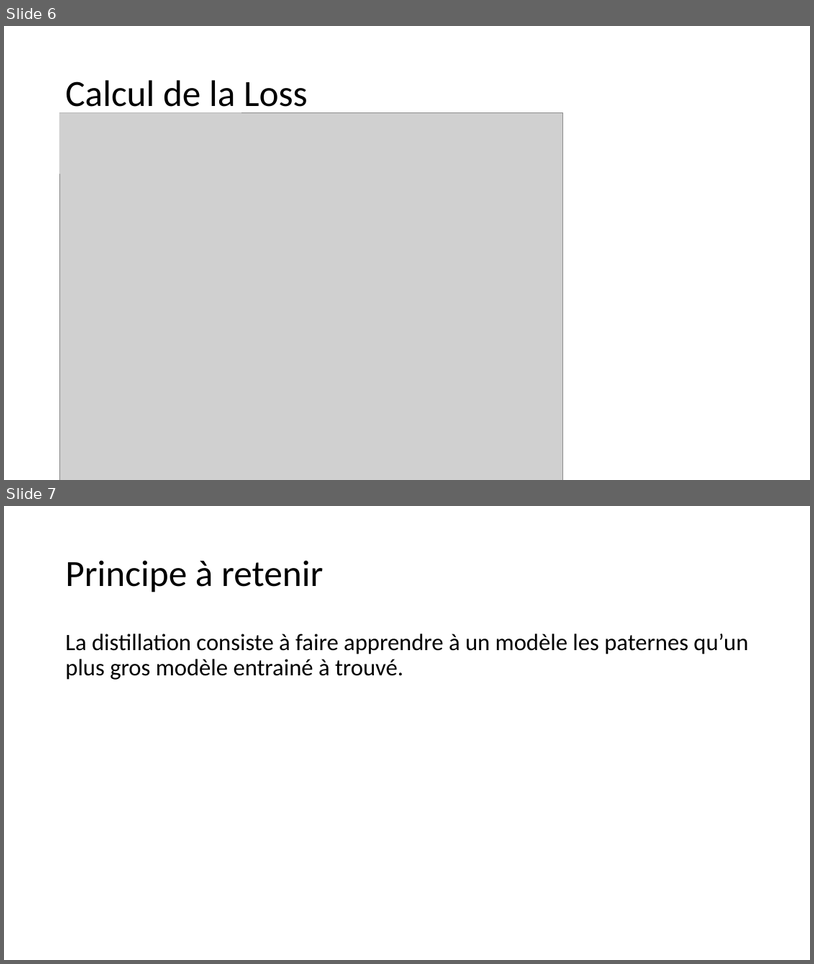
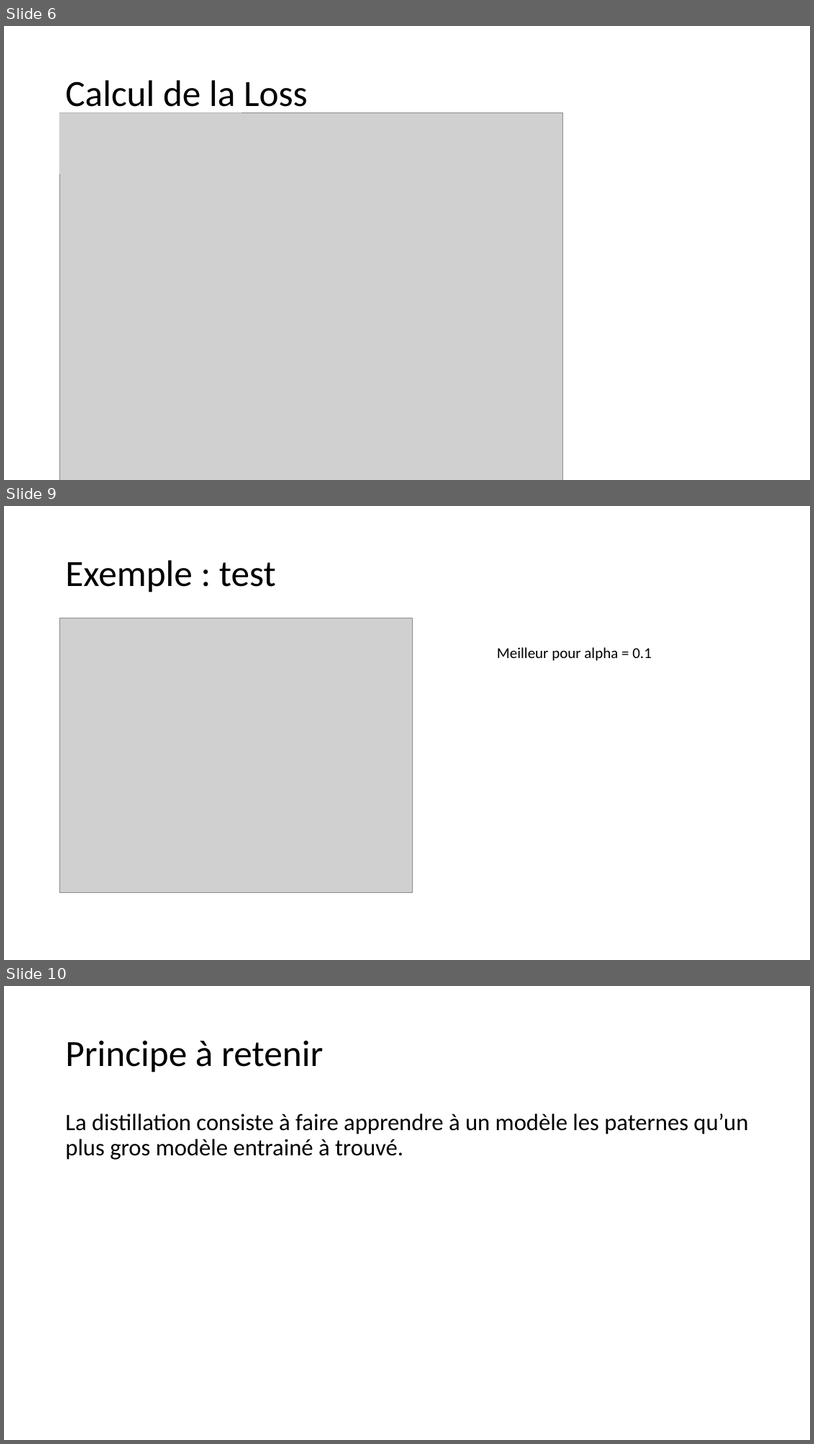
Before and after one commit to thomasdepic/SDD-distillation-de-model, a slide deck: presentation/Distillation de conaissances.pptx. Shown one above the other, each under a label of ours: slides 6 and 7 before the commit, slides 6, 9 and 10 after it; the slides between them are not shown. The pictures are 814x964 and 814x1444 pixels, drawn with LibreOffice and Linux fonts; fonts in the diff are those of the drawing; grey boxes stand for pictures. Boxes give left, top, right and bottom in pixels: in the first picture for what was removed or moved away, otherwise in the second. Text is boxed around its words. In the diff, an @@ line names an element or a change of style, - is before the commit and + after.

Commit message:
ajout slide presentation, amélioration réseau pour CIFAR100

```diff
--- a/presentation/Distillation de conaissances.pptx
+++ b/presentation/Distillation de conaissances.pptx
@@ slide 9 added at [4,506,810,960], background #FFFFFF @@
@@ title added at [65,560,276,592], 44 pt, text #000000 @@
+Exemple : test
@@ picture added at [59,618,412,893] @@
@@ text added at [497,647,652,661], 18 pt, text #000000 @@
+Meilleur pour alpha = 0.1
@@ what was slide 7 is now slide 10 @@
```
Also in this commit, not shown: 2 other slides added, 2 other files.
